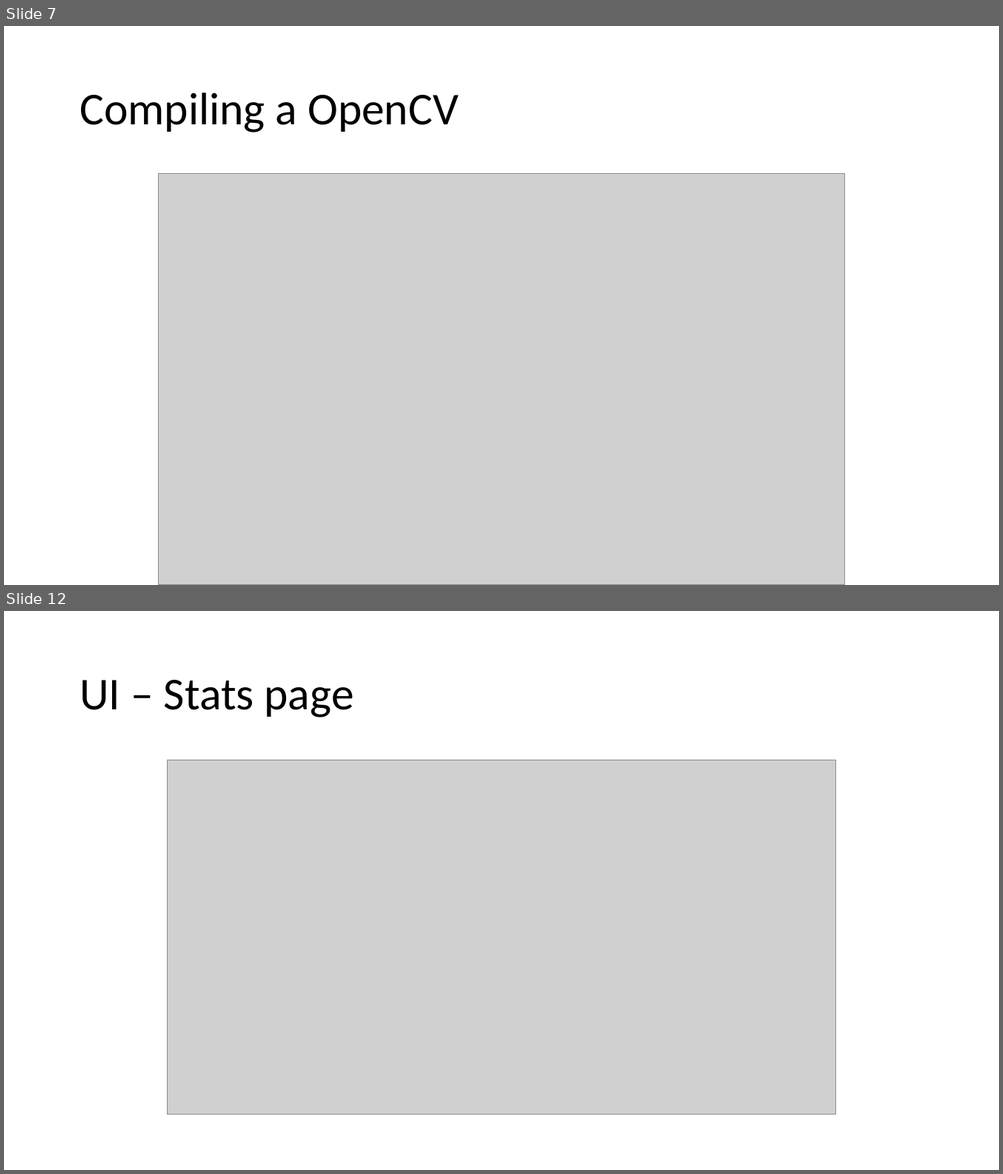
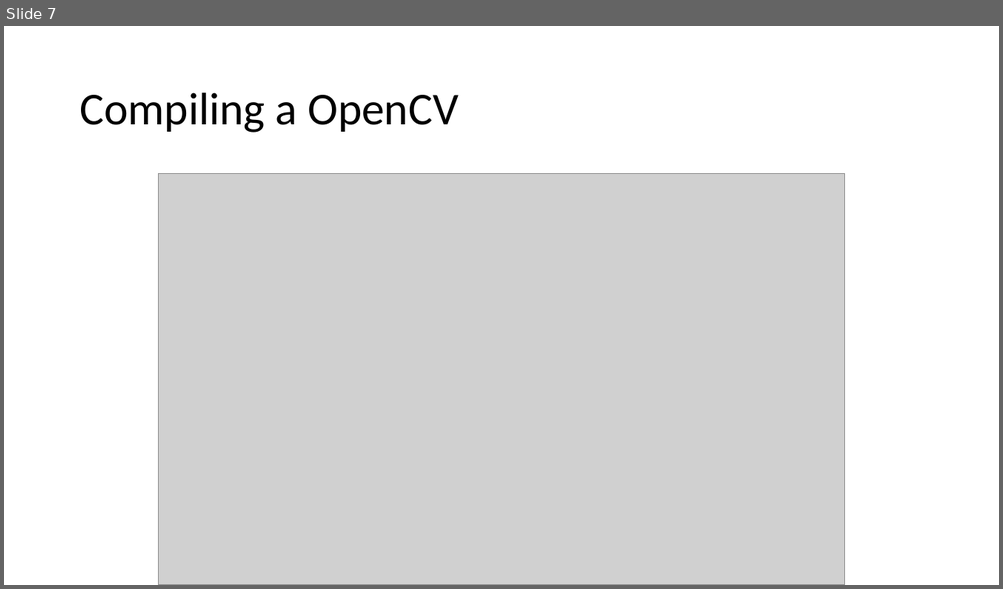
Before and after one commit to Tushar9999999999/SkyNet, a slide deck: Equinox_Presentation.pptx. Shown one above the other, each under a label of ours: slides 7 and 12 before the commit, slide 7 after it; the slides between them are not shown. The pictures are 1003x1174 and 1003x589 pixels, drawn with LibreOffice and Linux fonts; fonts in the diff are those of the drawing; grey boxes stand for pictures. Boxes give left, top, right and bottom in pixels: in the first picture for what was removed or moved away, otherwise in the second. Text is boxed around its words. In the diff, an @@ line names an element or a change of style, - is before the commit and + after.

```diff
--- a/Equinox_Presentation.pptx
+++ b/Equinox_Presentation.pptx
@@ slide 12 removed at (x1=4, y1=611, x2=999, y2=1170), background #FFFFFF @@
@@ title removed at (x1=79, y1=680, x2=354, y2=718) @@
-UI – Stats page
@@ picture removed at (x1=168, y1=760, x2=836, y2=1116) @@
```
Also in this commit, not shown: 3 slides changed, 2 slides added, 4 other slides removed.
